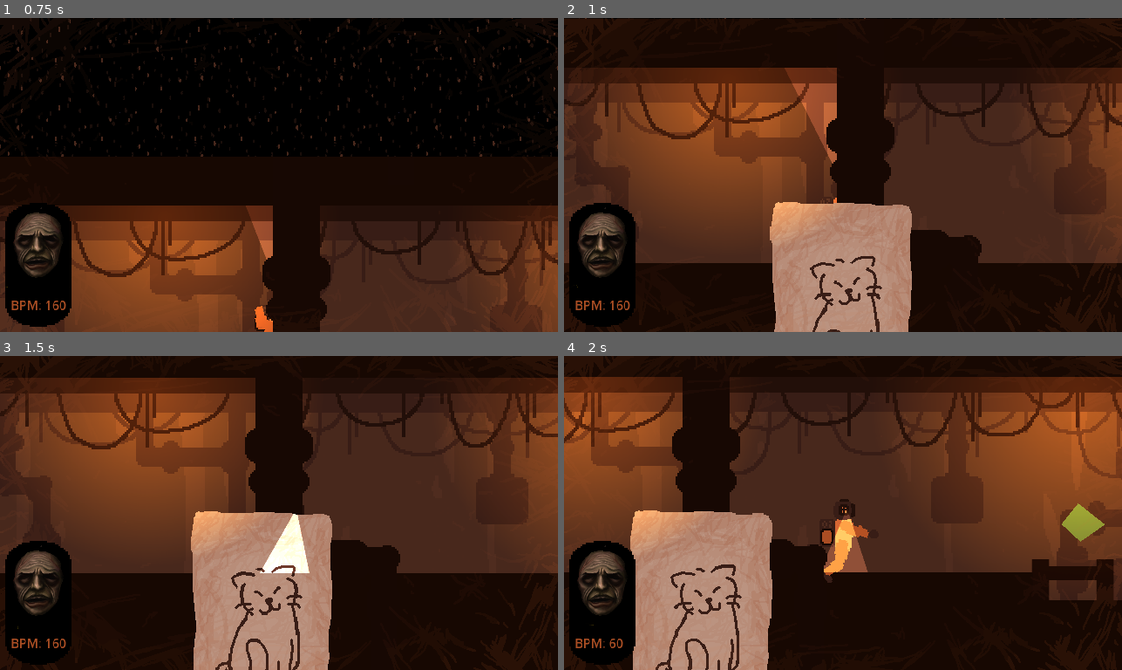
Above: before the commit, frames 1-4 (two rows, left to right).
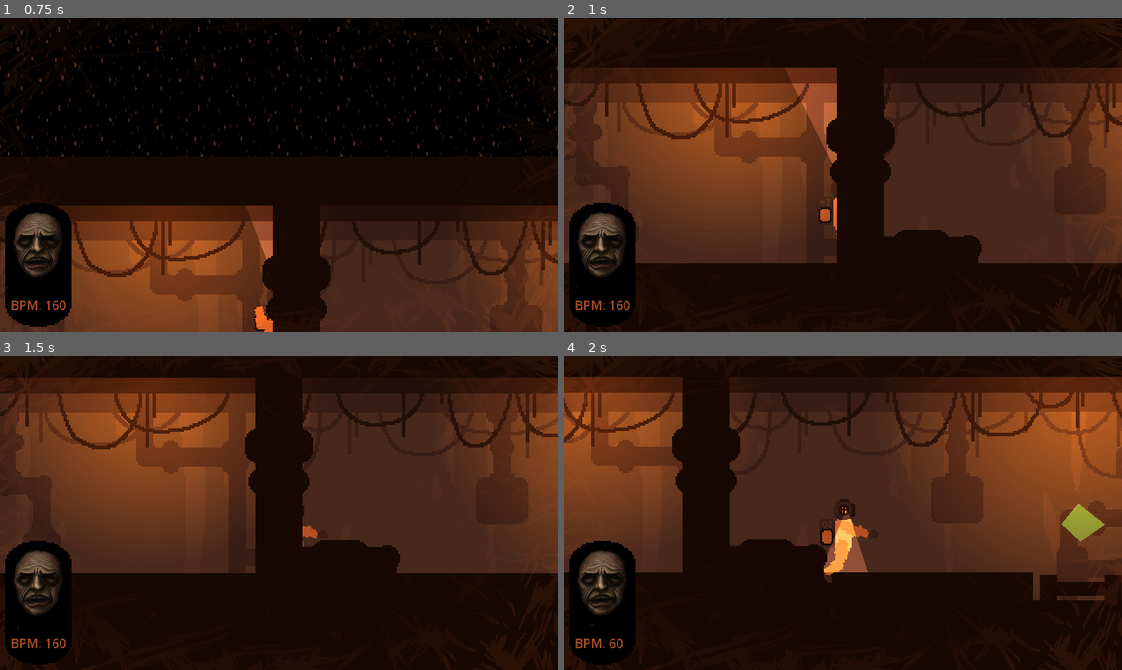
Above: after the commit, the same moments.

Repository: Parker-Vetter/SubwayUnderSea
Game: Godot game, scene res://Scenes/main_menu.tscn
Same seed, same stepped clock (60 frames per second), same inputs: the game is played once before the commit and once after it.
Inputs (mouse positions are in pixels of both pictures, inside the frame that each line leads up to):
- Up to frame 1 (0.75 s): click "PLAY" at 0.5 s
- Up to frame 2 (1 s): no input
- Up to frame 3 (1.5 s): move the mouse to (279, 622) at 1.27 s; hold D (right) from 1.28 s (still down); tap Space (interact) at 1.35 s
- Up to frame 4 (2 s): keep holding D (right)

Frame 1 is identical in both runs. In frame 2, 10% of the frame differs, in the area x 36-63%, y 58-100%; in frame 3, 12%; in frame 4, 14%, in the area x 11-100%, y 49-100%.

Commit message:
Revert "Merge branch 'main' of https://github.com/ParkerVetter1/SubwayUnderSea"
This reverts commit a03342a3549a12d94c7ef692156284df609d9ef6, reversing
changes made to ed2c344b7800b3f83f3e8c1fba92a73177c50fa0.

Diff:
--- a/subwaysea/Scenes/MainScene.tscn
+++ b/subwaysea/Scenes/MainScene.tscn
@@ -15,12 +15,14 @@
 [ext_resource type="Texture2D" uid="uid://c7fh2ch28etqe" path="res://assets/Backgrounds/hanging_cables_foreground.png" id="8_x8q07"]
 [ext_resource type="Script" path="res://Scripts/playerUIFollow.gd" id="9_bsjgf"]
 [ext_resource type="Texture2D" uid="uid://b1ld0rjn6hd8u" path="res://assets/Backgrounds/foreground_pipes.png" id="9_frhj4"]
+[ext_resource type="Texture2D" uid="uid://b32pm3thjeb8w" path="res://assets/cat_photo.png" id="11_8sp0x"]
 [ext_resource type="PackedScene" uid="uid://c7wtkgsvif50g" path="res://level_making/ladder.tscn" id="11_y1uls"]
 [ext_resource type="PackedScene" uid="uid://s3pth3bvbbvt" path="res://Scenes/Sanity System.tscn" id="12_e13pe"]
 [ext_resource type="PackedScene" uid="uid://gnxhj7qlcejs" path="res://Scenes/FaceDisplay.tscn" id="13_eu4yb"]
 [ext_resource type="PackedScene" uid="uid://smk00qmpdu36" path="res://Scenes/Supply Grabber/supplyGrabber.tscn" id="14_61kdm"]
 [ext_resource type="Script" path="res://Scripts/ComponentSpawner/componentSpawner.gd" id="15_rset8"]
 [ext_resource type="PackedScene" uid="uid://dvotvnd110mnm" path="res://Scenes/BreakerBox.tscn" id="16_yne7g"]
+[ext_resource type="Texture2D" uid="uid://e5gvb71liegp" path="res://assets/component spawner.png" id="22_7k725"]
 
 [sub_resource type="CanvasItemMaterial" id="CanvasItemMaterial_upv4y"]
 light_mode = 2
@@ -247,6 +249,75 @@
 texture = ExtResource("9_frhj4")
 centered = false
 
+[node name="Cat Room (Basement)" type="Polygon2D" parent="Parallax Interior"]
+modulate = Color(0.605274, 0.605274, 0.605274, 1)
+clip_children = 1
+polygon = PackedVector2Array(1096, 1172, 1616, 1171, 1617, 1417, 1087, 1413)
+
+[node name="Parallax2D" type="Parallax2D" parent="Parallax Interior/Cat Room (Basement)"]
+scroll_scale = Vector2(0.86, 1)
+scroll_offset = Vector2(-161.125, 0)
+
+[node name="Sprite2D" type="Sprite2D" parent="Parallax Interior/Cat Room (Basement)/Parallax2D"]
+position = Vector2(1340, 1244)
+rotation = 0.190592
+scale = Vector2(0.31761, 0.31761)
+texture = ExtResource("11_8sp0x")
+
+[node name="Sprite2D2" type="Sprite2D" parent="Parallax Interior/Cat Room (Basement)/Parallax2D"]
+position = Vector2(1410, 1293)
+rotation = -0.349776
+scale = Vector2(0.31761, 0.31761)
+texture = ExtResource("11_8sp0x")
+
+[node name="Sprite2D3" type="Sprite2D" parent="Parallax Interior/Cat Room (Basement)/Parallax2D"]
+position = Vector2(1529.16, 1274.62)
+rotation = -0.185903
+scale = Vector2(0.505713, 0.505713)
+texture = ExtResource("11_8sp0x")
+
+[node name="Sprite2D4" type="Sprite2D" parent="Parallax Interior/Cat Room (Basement)/Parallax2D"]
+position = Vector2(1522, 1382)
+rotation = -0.33629
+scale = Vector2(0.336467, 0.336467)
+texture = ExtResource("11_8sp0x")
+
+[node name="Sprite2D5" type="Sprite2D" parent="Parallax Interior/Cat Room (Basement)/Parallax2D"]
+position = Vector2(1366, 1329)
+rotation = 0.175114
+scale = Vector2(0.41195, 0.41195)
+texture = ExtResource("11_8sp0x")
+
+[node name="Sprite2D6" type="Sprite2D" parent="Parallax Interior/Cat Room (Basement)/Parallax2D"]
+position = Vector2(1462, 1316)
+rotation = 0.230457
+scale = Vector2(0.411527, 0.411527)
+texture = ExtResource("11_8sp0x")
+
+[node name="Sprite2D7" type="Sprite2D" parent="Parallax Interior/Cat Room (Basement)/Parallax2D"]
+position = Vector2(1285, 1299)
+rotation = -0.161731
+scale = Vector2(0.448114, 0.448114)
+texture = ExtResource("11_8sp0x")
+
+[node name="Sprite2D8" type="Sprite2D" parent="Parallax Interior/Cat Room (Basement)/Parallax2D"]
+position = Vector2(1430, 1237)
+rotation = -0.182556
+scale = Vector2(0.204403, 0.204403)
+texture = ExtResource("11_8sp0x")
+
+[node name="Sprite2D9" type="Sprite2D" parent="Parallax Interior/Cat Room (Basement)/Parallax2D"]
+position = Vector2(1217, 1270)
+rotation = 0.174907
+scale = Vector2(0.262994, 0.262994)
+texture = ExtResource("11_8sp0x")
+
+[node name="Sprite2D10" type="Sprite2D" parent="Parallax Interior/Cat Room (Basement)/Parallax2D"]
+position = Vector2(1254, 1365)
+rotation = 0.181709
+scale = Vector2(0.349057, 0.349057)
+texture = ExtResource("11_8sp0x")
+
 [node name="Floor" type="StaticBody2D" parent="."]
 position = Vector2(626, 599)
 
@@ -295,6 +366,7 @@
 [node name="Player" parent="." instance=ExtResource("1_eeyxp")]
 position = Vector2(534, 527)
 angular_damp = 66.313
+metadata/_edit_lock_ = true
 
 [node name="OxygenSystem" parent="." instance=ExtResource("7_8beuo")]
 z_index = -1
@@ -320,6 +392,9 @@
 [node name="CollisionShape2D" parent="Ladder/BottomOfLadder" index="0"]
 position = Vector2(66, 1)
 
+[node name="Ladder" parent="Ladder" index="2"]
+position = Vector2(45, 203)
+
 [node name="Path2D" parent="Ladder" index="3"]
 position = Vector2(6, 8)
 curve = SubResource("Curve2D_46uno")
@@ -344,6 +419,9 @@
 [node name="CollisionShape2D" parent="Ladder2/BottomOfLadder" index="0"]
 position = Vector2(62, 151)
 
+[node name="Ladder" parent="Ladder2" index="2"]
+position = Vector2(36, 196)
+
 [node name="Path2D" parent="Ladder2" index="3"]
 curve = SubResource("Curve2D_2h8we")
 
@@ -357,24 +435,22 @@
 position = Vector2(405, 525)
 metadata/_edit_lock_ = true
 
+[node name="CatPhoto" parent="SanitySystem" index="0"]
+position = Vector2(961, 784)
+scale = Vector2(0.5, 0.5)
+
 [node name="Sanity Debuff Area" parent="SanitySystem" index="1"]
 visible = false
-position = Vector2(-406, -520)
 
 [node name="CollisionPolygon2D" parent="SanitySystem/Sanity Debuff Area" index="0"]
-visible = false
-position = Vector2(513.969, 591.5)
-scale = Vector2(8.2194, 4.84375)
-polygon = PackedVector2Array(-48, -48, 144, -48, 144.053, 26.7355, 201.478, 27.9742, 201.965, 83.5097, -48, 80)
+polygon = PackedVector2Array(-217, -125, 1336, -123, 1341, 228, 1805, 226, 1805, 484, 869, 492, 869, 598, 747, 599, 746.761, 487.658, -220, 491)
 
 [node name="SanityBuffArea" parent="SanitySystem" index="2"]
 visible = false
-position = Vector2(-403, -522)
 
 [node name="CollisionShape2D" parent="SanitySystem/SanityBuffArea" index="0"]
-visible = false
-position = Vector2(1312, 1269)
-polygon = PackedVector2Array(-63, -64, 264, -57, 264, 121, -208, 121, -209, 42, -59, 39)
+position = Vector2(897, 750)
+polygon = PackedVector2Array(-239, -59, 96, -64, 94, 115, -375, 114, -379, 34, -238, 31)
 
 [node name="ColorRect" type="ColorRect" parent="."]
 visibility_layer = 0
@@ -393,11 +469,23 @@
 z_index = -1
 position = Vector2(1947, 876)
 
+[node name="ship" parent="SupplyGrabber" index="3"]
+color = Color(0.0901961, 0.0313726, 0.0117647, 1)
+polygon = PackedVector2Array(-13, -8, -7, -10, 0, -11, 5, -11, 10, -10, 15, -8, 18, -6, 21, -3, 22, 1, 21, 4, 18, 7, 15, 9, 10, 10, 2, 11, -7, 11, -13, 10, -17, 8, -20, 3, -20, -2, -18, -5)
+
 [node name="DebrisContainer" type="Node2D" parent="SupplyGrabber"]
 
 [node name="ComponentSpawner" type="Node2D" parent="."]
-position = Vector2(1633, 756)
+position = Vector2(1629, 782)
 script = ExtResource("15_rset8")
+metadata/_edit_group_ = true
+
+[node name="Sprite2D" type="Sprite2D" parent="ComponentSpawner"]
+light_mask = 0
+texture_filter = 1
+position = Vector2(0.999952, -5)
+scale = Vector2(2.95833, 2.95833)
+texture = ExtResource("22_7k725")
 
 [node name="BreakerBox" parent="." instance=ExtResource("16_yne7g")]
 z_index = -1
Not shown: 1 places in subwaysea/Scenes/MainScene.tscn that only renumber resources
